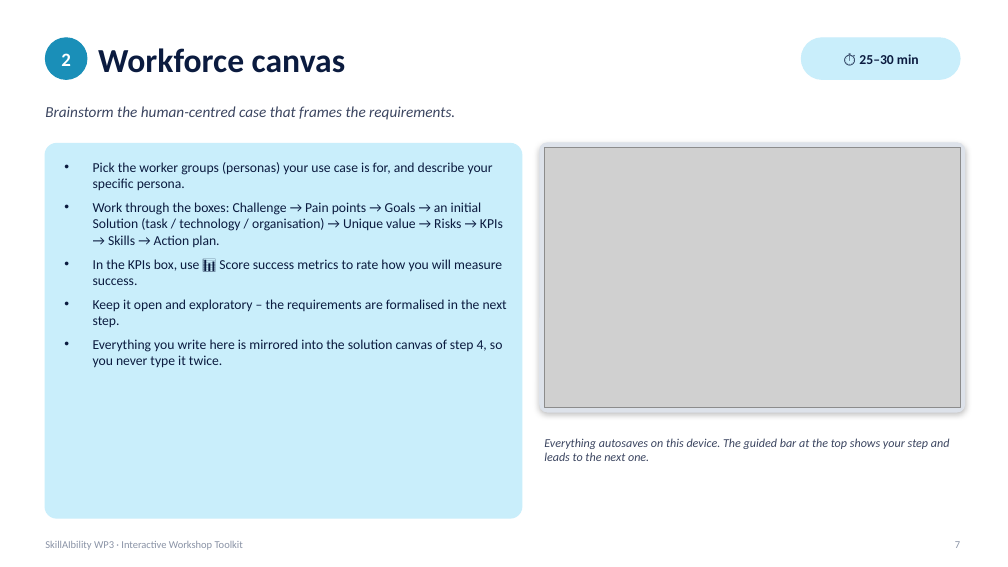
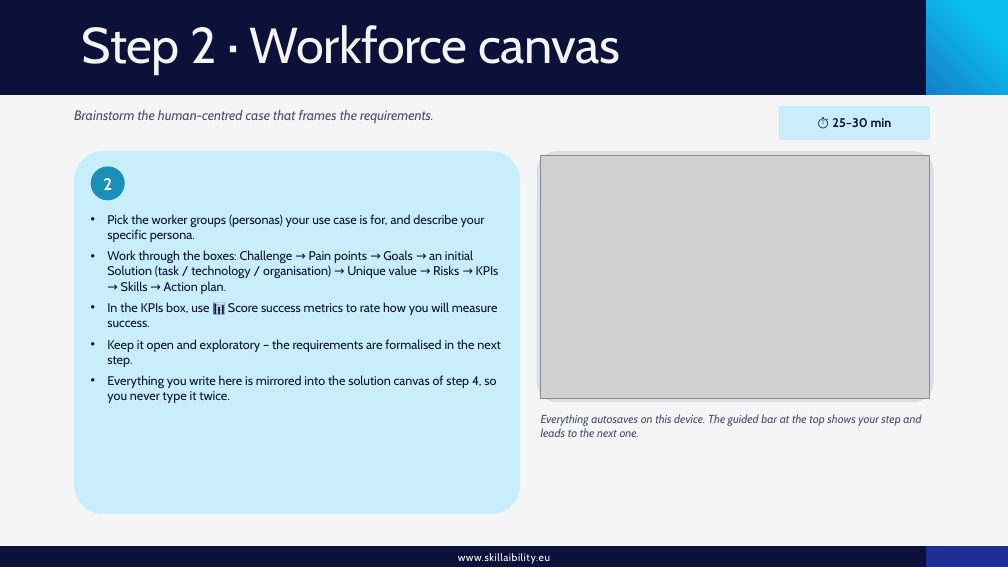
Before and after one commit to DiamondCao1996/SkillAIbility-WP3, a slide deck: slide 7 of docs/SkillAIbility_WP3_Workshop_Procedure.pptx. Drawn at 1008x567 pixels with LibreOffice and Linux fonts; fonts in the diff are those of the drawing; grey boxes stand for pictures; background and template pictures are left out. Boxes give left, top, right and bottom in pixels: in the first picture for what was removed or moved away, otherwise in the second. Text is boxed around its words. In the diff, an @@ line names an element or a change of style, - is before the commit and + after.

```diff
--- a/docs/SkillAIbility_WP3_Workshop_Procedure.pptx
+++ b/docs/SkillAIbility_WP3_Workshop_Procedure.pptx
@@ background #FFFFFF to #F5F5F5 @@
@@ rectangle added at [0,0,1008,95], fill #0B1138 @@
@@ title at [82,25,620,74]: text changed; size 32 to 48 pt; font Calibri to Cabin; text colour #0B1B3F to #F5F5F5; bold off @@
-Workforce canvas
+Step 2 · Workforce canvas
@@ rectangle added at [926,0,1008,567], fill gradient #1D2D95 to #177BC7 to #09BEF1 @@
@@ ellipse removed at [45,38,87,79] @@
@@ rounded rectangle removed at [802,38,960,79] @@
@@ rectangle added at [0,95,1008,546], fill #F5F5F5, 18 pt, text #FFFFFF @@
+`
@@ text "Brainstorm the human-centred case that ...": place and size @@
-text "Brainstorm the human-centred case that ..." at [45,106,455,120]
+text "Brainstorm the human-centred case that ..." at [74,110,434,124]
@@ text "Brainstorm the human-centred case that ..." at [74,110,434,124]: size 14.5 to 13 pt, font Calibri to Cabin, text colour #3B4560 to #4A526B; more space between paragraphs; vertical alignment middle to top @@
@@ rounded rectangle "⏱ 25–30 min": place and size @@
-rounded rectangle "⏱ 25–30 min" at [859,54,919,64]
+rounded rectangle "⏱ 25–30 min" at [779,106,930,140]
@@ rounded rectangle "⏱ 25–30 min" at [779,106,930,140]: size 13 to 12 pt, font Calibri to Cabin, text colour #0B1B3F to #0B1138; fill none to #C9EEFB @@
@@ rounded rectangle: place and size @@
-rounded rectangle at [45,144,522,518]
+rounded rectangle at [74,151,520,514]
@@ rounded rectangle at [74,151,520,514]: outline #C9EEFB 1.5 pt to none; proportions changed @@
@@ ellipse "2": place and size @@
-ellipse "2" at [61,53,71,66]
+ellipse "2" at [91,166,125,200]
@@ ellipse "2" at [91,166,125,200]: size 18 to 16 pt, font Calibri to Cabin; fill none to #1A8FB8 @@
@@ rounded rectangle: place and size @@
-rounded rectangle at [540,143,965,412]
+rounded rectangle at [537,151,934,402]
@@ rounded rectangle at [537,151,934,402]: fill #DDE2EA to #D8DEE8; outline #DDE2EA 1 pt to none; shadow off; proportions changed @@
@@ picture: place and size @@
-picture at [544,147,960,408]
+picture at [541,155,930,399]
@@ text "Pick the worker groups (personas) ...": place and size @@
-text "Pick the worker groups (personas) ..." at [93,162,507,368]
+text "Pick the worker groups (personas) ..." at [107,214,501,403]
@@ text "Pick the worker groups (personas) ..." at [107,214,501,403]: size 13 to 12 pt, font Calibri to Cabin, text colour #0B1B3F to #0B1138; indent changed; less space between paragraphs @@
@@ text "Everything autosaves on this device. ...": place and size @@
-text "Everything autosaves on this device. ..." at [544,438,950,461]
+text "Everything autosaves on this device. ..." at [541,414,921,437]
@@ text "Everything autosaves on this device. ..." at [541,414,921,437]: size 11.5 to 11 pt, font Calibri to Cabin, text colour #3B4560 to #4A526B; more space between paragraphs; vertical alignment middle to top @@
@@ rectangle added at [0,546,1008,567], fill #0B1138, 10 pt, text #FFFFFF @@
+www.skillaibility.eu
@@ text removed at [45,541,243,550] @@
-SkillAIbility WP3 · Interactive Workshop Toolkit
@@ text removed at [955,541,960,548] @@
-7
```
Also in this commit, not shown: 11 other slides changed, 1 slide added.
